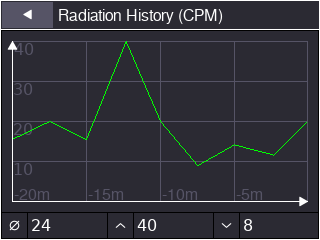
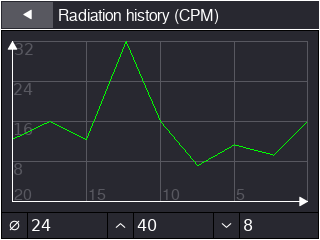
Two versions of the same layered image (w=320, h=240). Layer-by-layer changes:
renamed "Radiation History (CPM)" to "Radiation history (CPM)", painted on it over [59,9,223,25]
painted on "Back Button Background" over [2,2,53,28]
painted on "Title bar background" over [1,1,319,29]
renamed "40 #1" to "32", painted on it over [14,43,34,55]
renamed "30" to "24 #1", painted on it over [14,83,33,95]
renamed "20" to "16", painted on it over [14,123,33,135]
renamed "10" to "8 #1", painted on it over [14,163,33,175]
renamed "-20m" to "20 #1", painted on it over [14,189,50,200]
renamed "-15m" to "15", painted on it over [88,189,124,200]
renamed "-10m" to "10 #1", painted on it over [162,189,198,200]
renamed "-5m" to "5", painted on it over [236,189,263,200]
painted on "Graph Grid" over [13,41,308,201]
painted on "Graph Background" over [2,31,318,212]
painted on "Statistics Background" over [2,213,318,238]
